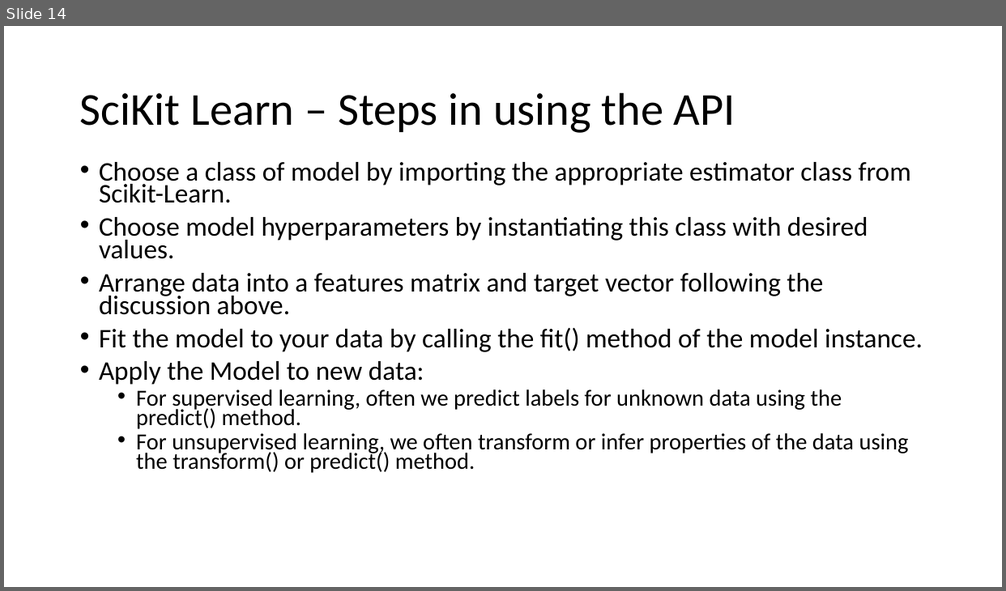
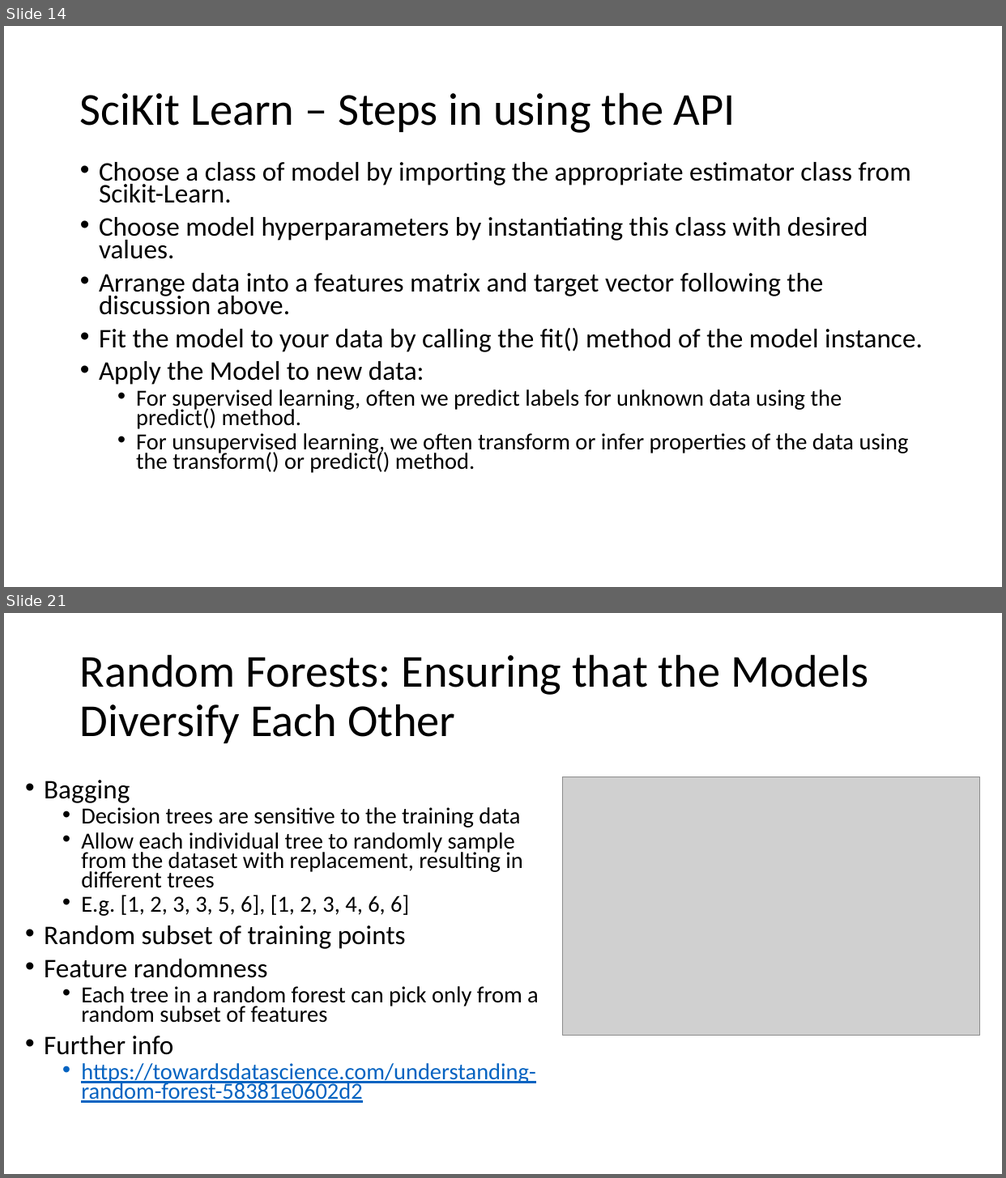
Before and after one commit to ppawar/ppawar.github.io, a slide deck: Spring2020/CSE351-S20/lectures/Python for Data Science - JakeVanderPlas.pptx. Shown one above the other, each under a label of ours: slide 14 before the commit, slides 14 and 21 after it; the slides between them are not shown. The pictures are 1006x591 and 1006x1178 pixels, drawn with LibreOffice and Linux fonts; fonts in the diff are those of the drawing; grey boxes stand for pictures. Boxes give left, top, right and bottom in pixels: in the first picture for what was removed or moved away, otherwise in the second. Text is boxed around its words. In the diff, an @@ line names an element or a change of style, - is before the commit and + after.

```diff
--- a/Spring2020/CSE351-S20/lectures/Python for Data Science - JakeVanderPlas.pptx
+++ b/Spring2020/CSE351-S20/lectures/Python for Data Science - JakeVanderPlas.pptx
@@ slide 21 added at box(4, 613, 1002, 1174), background #FFFFFF @@
@@ title added at box(80, 654, 869, 743), 44 pt, text #000000 @@
+Random Forests: Ensuring that the Models Diversify Each Other
@@ text added at box(44, 780, 539, 1103), 22.2 pt, text #000000 @@
+• Bagging
+  • Decision trees are sensitive to the training data
+  • Allow each individual tree to randomly sample from the dataset with replacement, resulting in different trees
+  • E.g. [1, 2, 3, 3, 5, 6], [1, 2, 3, 4, 6, 6]
+• Random subset of training points
+• Feature randomness
+  • Each tree in a random forest can pick only from a random subset of features
+• Further info
+  • https://towardsdatascience.com/understanding-random-forest-58381e0602d2
@@ picture added at box(563, 777, 980, 1035) @@
```
Also in this commit, not shown: 11 other slides added, 1 other file.
